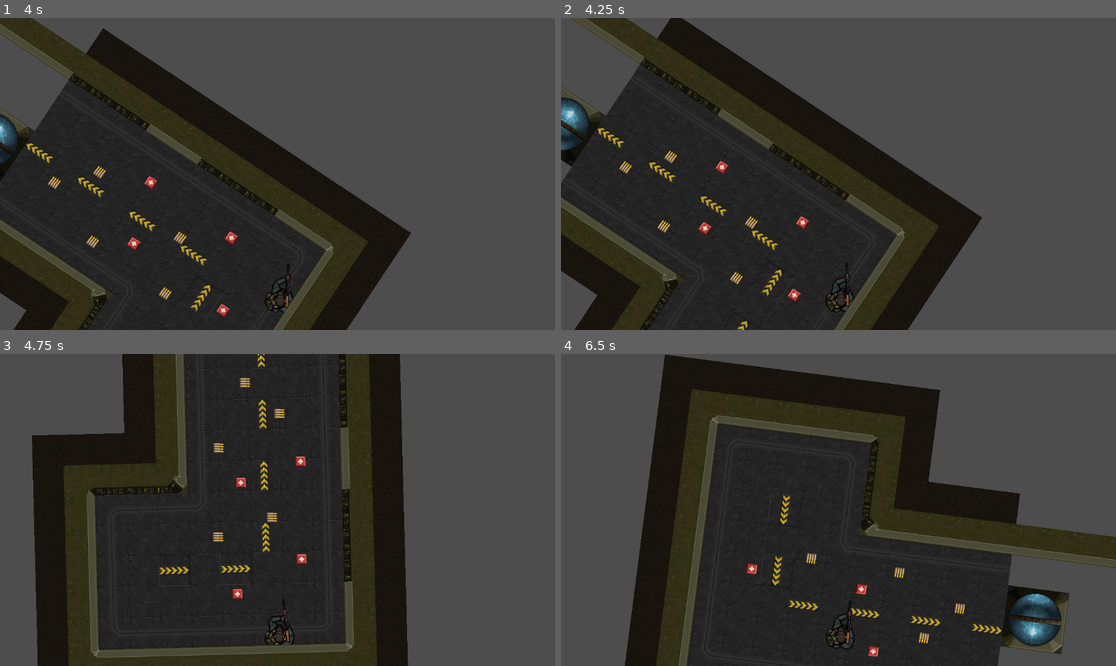
Above: before the commit, frames 1-4 (two rows, left to right).
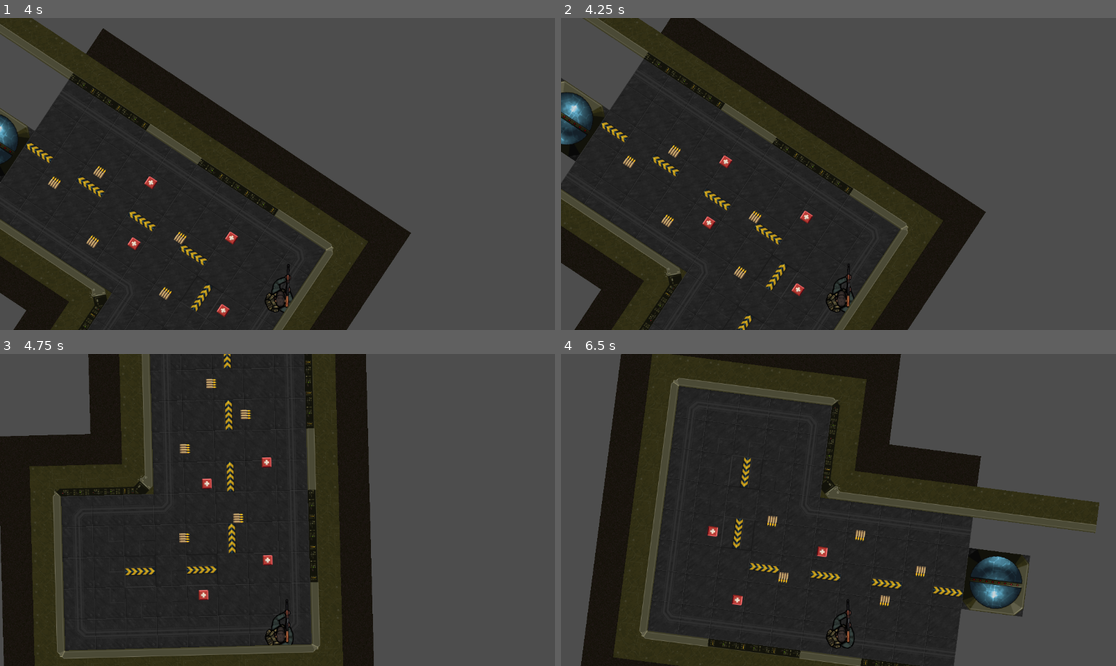
Above: after the commit, the same moments.

Repository: RQZhao01/COMP277game
Game: Godot game, scene res://Scenes/level_1.tscn
Two runs of this game, one before a commit and one after it. Both use one fixed random seed, a clock stepped at 60 frames per second and the inputs below.
Inputs (mouse positions are in pixels of both pictures, inside the frame that each line leads up to):
- Up to frame 1 (4 s): tap Enter at 0.5 s; move the mouse to (249, 236) at 0.52 s; press the mouse at (249, 236) at 0.53 s; hold W (move_up) 0.53-2.03 s; move the mouse to (444, 220) at 1.27 s; release the mouse at (444, 220) at 1.28 s; click (444, 220) at 1.35 s; move the mouse to (111, 127) at 2.02 s; press the mouse at (111, 127) at 2.03 s; hold A (move_left) 2.03-3.53 s; move the mouse to (305, 174) at 2.77 s; release the mouse at (305, 174) at 2.78 s; click (305, 174) at 2.85 s; move the mouse to (194, 96) at 3.52 s; press the mouse at (194, 96) at 3.53 s; hold S (move_down) from 3.53 s (still down)
- Up to frame 2 (4.25 s): keep holding S (move_down); tap R (reload) at 4.15 s
- Up to frame 3 (4.75 s): move the mouse to (399, 494) at 4.27 s; release S (move_down) at 4.28 s; release the mouse at (399, 494) at 4.28 s; hold D (move_right) from 4.28 s (still down); click (399, 494) at 4.35 s
- Up to frame 4 (6.5 s): move the mouse to (727, 525) at 5.02 s; release D (move_right) at 5.03 s; press the mouse at (727, 525) at 5.03 s; hold W (move_up) 5.03-5.78 s; move the mouse to (894, 441) at 5.77 s; release the mouse at (894, 441) at 5.78 s; hold D (move_right) from 5.78 s (still down); click (894, 441) at 5.85 s

Frame 1 is identical in both runs. In frame 2, 8.7% of the frame differs, in the area x 0-77%, y 0-100%; in frame 3, 26%; in frame 4, 36%, in the area x 3-100%, y 0-100%.

Commit message:
Added mag function and related algorithm with reload and shoot

Diff:
--- a/Scripts/survivor.gd
+++ b/Scripts/survivor.gd
@@ -9,6 +9,8 @@
 const MAX_MEDKITS: int = 3
 var ammo_count: int = 0
 const MAX_AMMO: int = 120
+var mag_count: int = 0
+const MAX_MAG: int = 30
 var delay: int = 0
 
 var player_speed
@@ -65,14 +67,28 @@
 
 
 func reload():
-	reloading = true
-	$AnimatedSprite2D.animation = "rifle_reload"
+	if ammo_count >= MAX_MAG and mag_count < MAX_MAG:
+		reloading = true
+		$AnimatedSprite2D.animation = "rifle_reload"
+
+		# calculate the ammo for reload
+		var needed_ammo = MAX_MAG - mag_count
+		if ammo_count >= needed_ammo:
+			ammo_count -= needed_ammo
+			mag_count = MAX_MAG
+		else:
+			mag_count += ammo_count
+			ammo_count = 0
+
+		print("Reloaded. Mag: ", mag_count, " Remaining ammo: ", ammo_count)
+
+	elif ammo_count < MAX_MAG:
+		print("Not enough ammo to reload!")
 
 func update_reloading():
 	if Input.is_action_just_pressed("reload") && !reloading:
 		reload()
 		print("reload activated")
-
 
 
 
@@ -91,11 +107,10 @@
 		print("no medkit left")
 
 
-# Function to add ammo
 func add_ammo():
 	if ammo_count < MAX_AMMO:
 		ammo_count += 30
-		ammo_count = min(ammo_count, MAX_AMMO)  # Ensure ammo doesn't exceed MAX_AMMO
+		ammo_count = min(ammo_count, MAX_AMMO)
 		print("Picked up 30 ammo, current ammo count:", ammo_count)
 	else:
 		pass
@@ -108,19 +123,19 @@
 	$MuzzleFlash/AnimatedSprite2D.visible = false
 
 func shoot():
-	if ammo_count > 0:
-		ammo_count -= 1
-		print("ammo remain: ", ammo_count)
+	if mag_count > 0:
+		mag_count -= 1
+		print("Shots left in mag:", mag_count, "Total ammo remaining:", ammo_count)
 		$MuzzleFlash/AnimatedSprite2D.visible = true
 		$MuzzleFlash/AnimatedSprite2D.play()
+
 		var scene = load("res://Scenes/GunShootSound.tscn")
 		var sound = scene.instantiate()
 		add_child(sound)
 		rifle_shoot()
-
 	else:
 		$MuzzleFlash/AnimatedSprite2D.visible = false
-		print("out of ammo")
+		print("Out of ammo in mag, need to reload")
 
 func _on_animated_sprite_2d_animation_finished() -> void:
 	reloading = false
